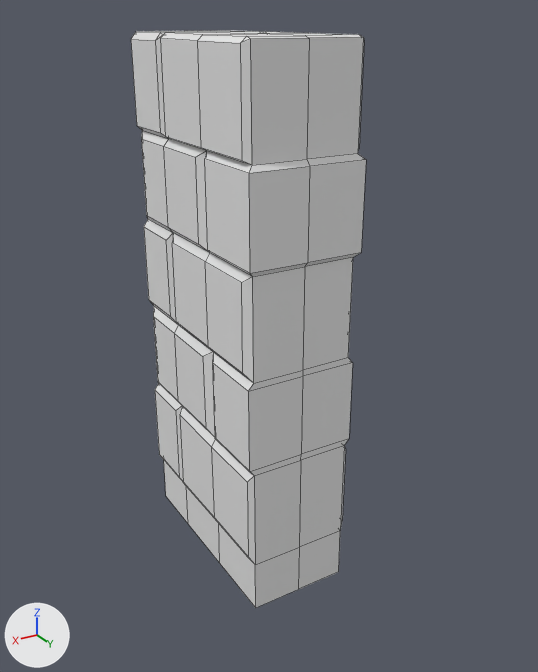
The OBJ model Assets/Decoratipns/Fences/fence8_linked.obj, before and after one commit.
One viewpoint serves both versions: a 50 mm camera at (0.765, 1.141, 1.233) aimed at (-0.019, -0.165, 0.58). Every picture has the same lights, and +X, +Y and +Z are marked at lower left. Mesh edges are drawn as thin lines. Where no turn or scale is listed for an object, it has been applied to the vertices.

Names of what the first picture shows: 'fence8_linked_Cube.007'.
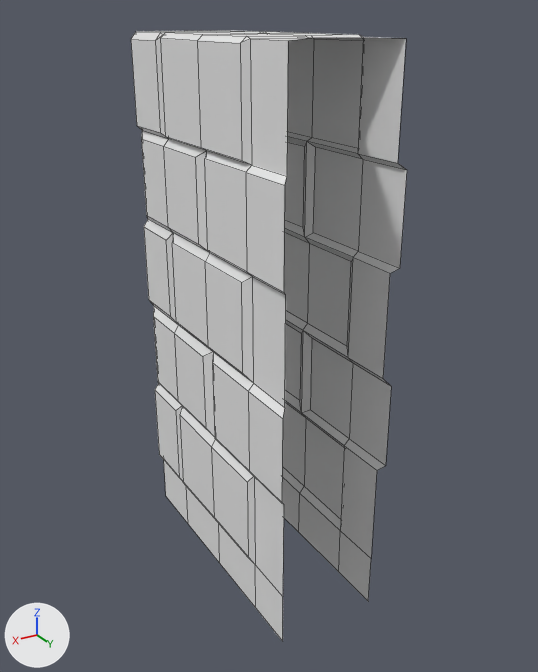
Commit message: More fences.

Where the change shows, as pixel boxes (x1, y1, x2, y2) in the pictures (538 x 672 px; the box of a moved part takes in the faces that stretch with it):
'fence8_linked_Cube.007', reshaped (17% wider)
    before: (131, 30, 366, 608)
    after: (131, 30, 407, 642)
part 1 of me_fence8_linked_cube_007, moved or reshaped
    before: (242, 37, 366, 608)
    after: (242, 37, 407, 642)

What the commit changed:
me_fence8_linked_cube_007 is used by ob_fence8_linked_cube_007; location (0.0, 0.0, 0.0).
me_fence8_linked_cube_007 had 179 vertices, 170 faces and spanned x -0.128..0.128, y -0.5..0.011, z 0.0..1.202.
me_fence8_linked_cube_007 now has 192 vertices, 172 faces and spans x -0.128..0.128, y -0.5..0.128, z 0.0..1.202.
Part 1, on me_fence8_linked_cube_007:
10 vertices are removed from x 0.0, y 0.0..0.011, z 0.0..0.994.
20 faces are deleted.
4 vertices in x -0.128..0.128, y 0.011, z 0.801..0.983 move by (0.0, -0.011, 0.0).
1 vertex is added at (0.0, 0.008, 1.198).
14 new vertices lie (0.0, 0.115, 0.0) away from vertices in x -0.115..0.115, y 0.0, z 0.0..1.198.
8 new vertices lie (0.0, 0.128, 0.0) away from vertices in x -0.128..0.128, y 0.0..0.011, z 0.368..0.983.
22 new faces join them.
